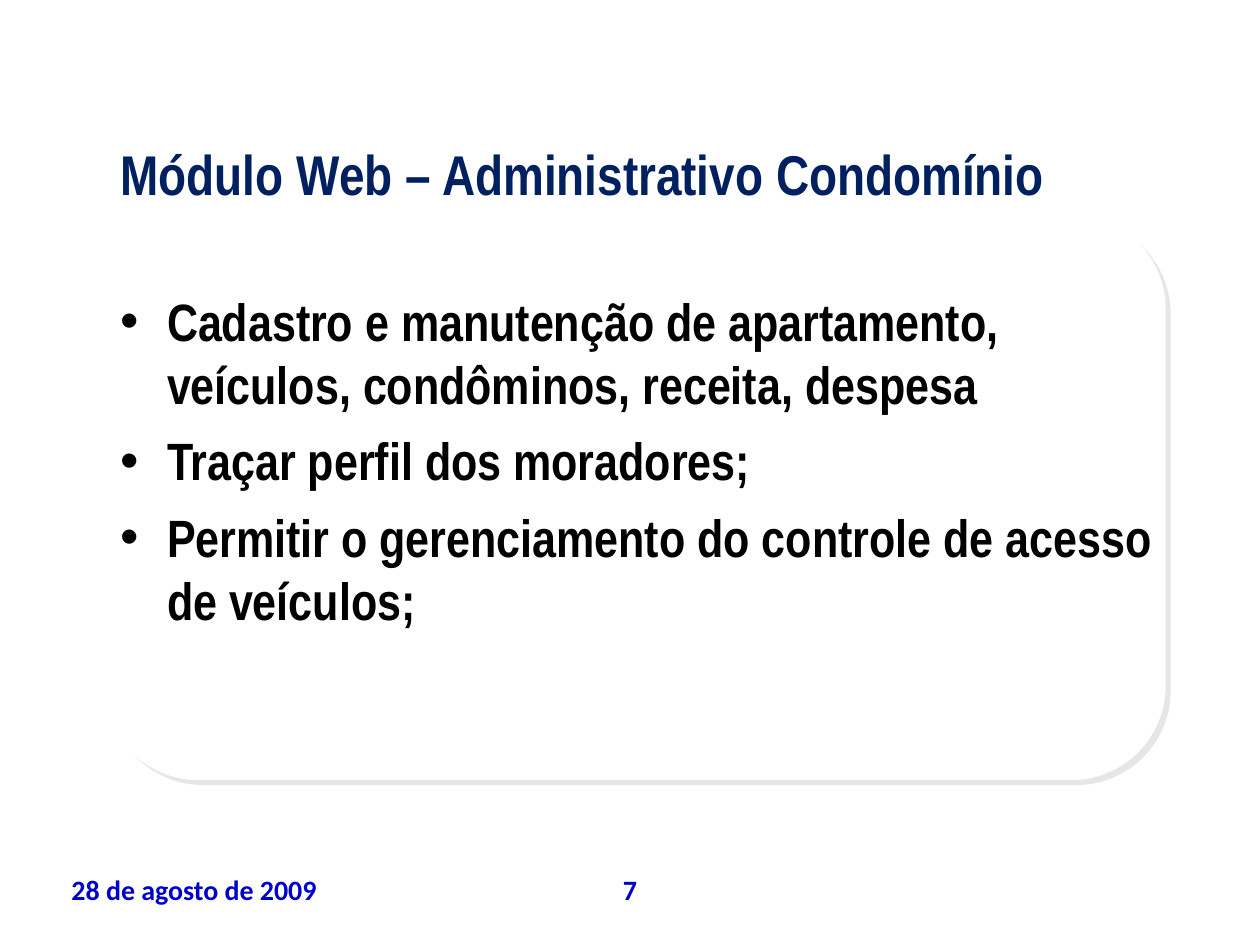
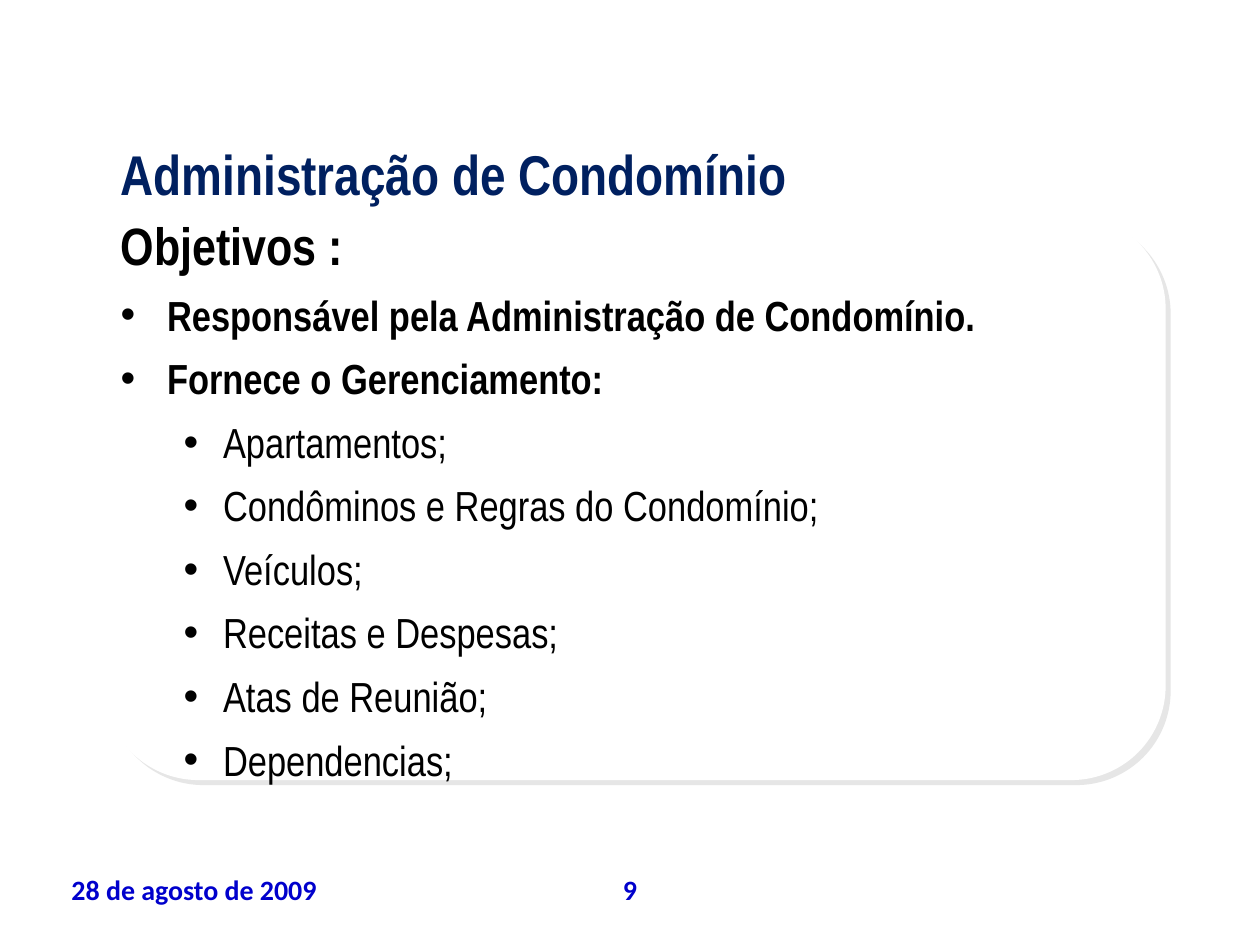
Before and after one commit to leoevaristo/psa20092, a slide deck: slide 9 of ARTEFATOS/TAP_apresentacao.ppt (slide 7 before the commit). Drawn at 1260x945 pixels with LibreOffice and Linux fonts; fonts in the diff are those of the drawing; background and template pictures are left out. Boxes give left, top, right and bottom in pixels: in the first picture for what was removed or moved away, otherwise in the second. Text is boxed around its words. In the diff, an @@ line names an element or a change of style, - is before the commit and + after.

```diff
--- a/ARTEFATOS/TAP_apresentacao.ppt
+++ b/ARTEFATOS/TAP_apresentacao.ppt
@@ text at (x1=121, y1=154, x2=787, y2=205): text changed @@
-Módulo Web – Administrativo Condomínio
+Administração de Condomínio
@@ text at (x1=121, y1=227, x2=975, y2=784): text changed; size 30 to 24 pt; bold off @@
-• Cadastro e manutenção de apartamento, veículos, condôminos, receita, despesa
-• Traçar perfil dos moradores;
-• Permitir o gerenciamento do controle de acesso de veículos;
+Objetivos :
+• Responsável pela Administração de Condomínio.
+• Fornece o Gerenciamento:
+  • Apartamentos;
+  • Condôminos e Regras do Condomínio;
+  • Veículos;
+  • Receitas e Despesas;
+  • Atas de Reunião;
+  • Dependencias;
@@ page number at (x1=623, y1=881, x2=637, y2=900): text changed @@
-7
+9
```
Also in this commit, not shown: 12 other slides changed, 6 slides added, 1 slide removed, 1 other file.
